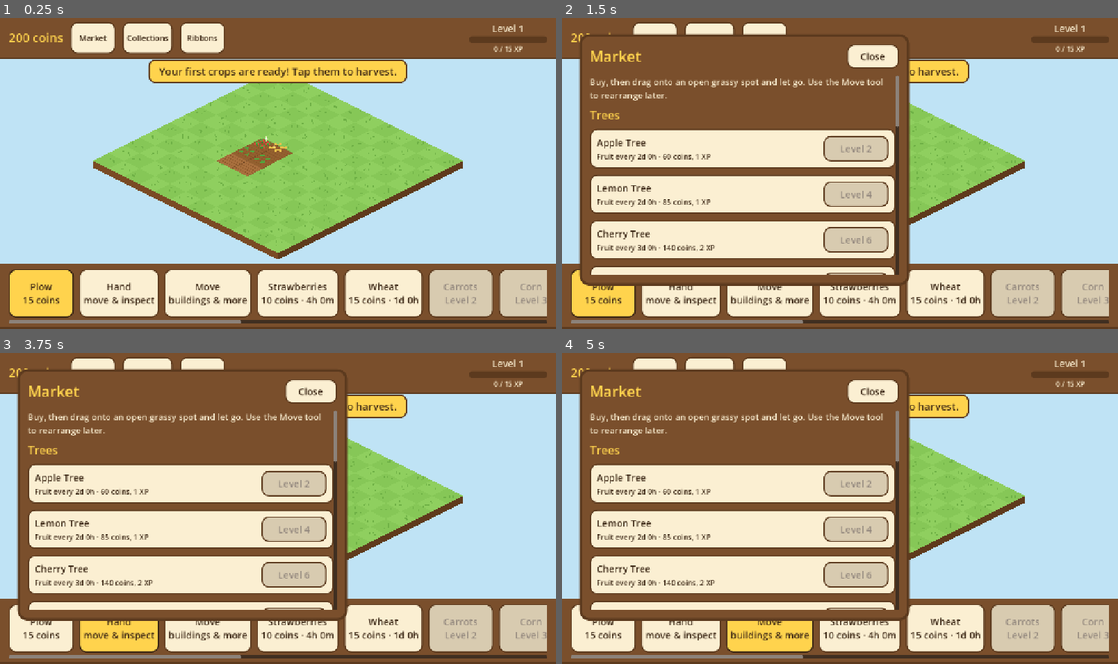
Above: before the commit, frames 1-4 (two rows, left to right).
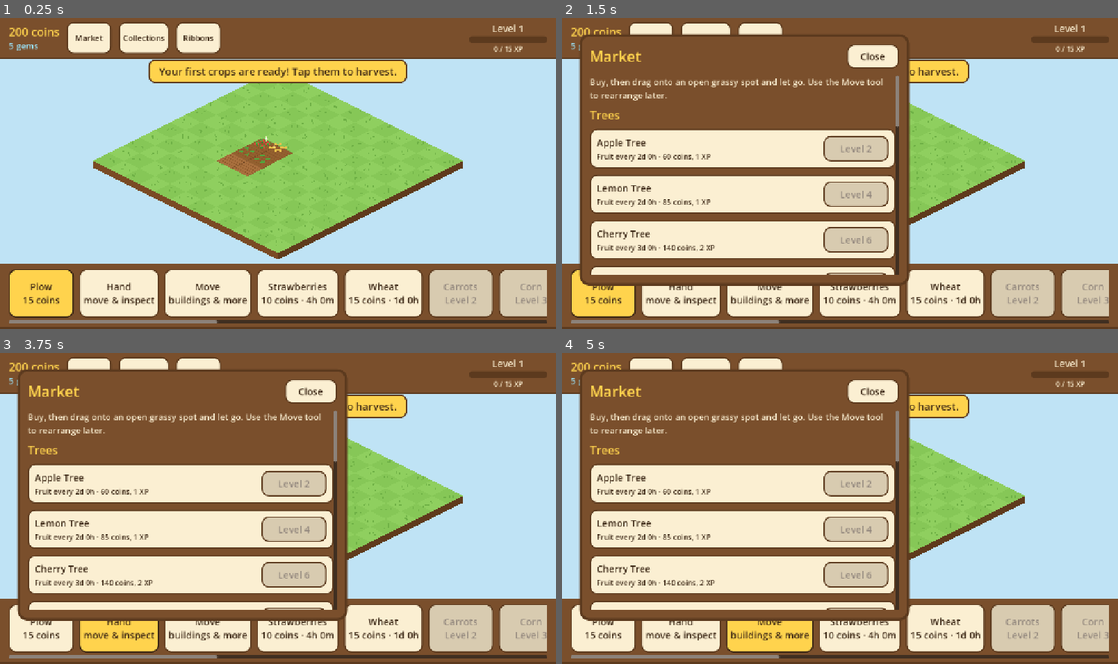
Above: after the commit, the same moments.

Repository: aniket-patra-1998/farm-game
Game: Godot game, scene res://scenes/main.tscn
Two runs of this game, one before a commit and one after it. Both use one fixed random seed, a clock stepped at 60 frames per second and the inputs below.
Inputs:
- Up to frame 1 (0.25 s): no input
- Up to frame 2 (1.5 s): click "Market" at 0.5 s; click "Collections" at 1.25 s
- Up to frame 3 (3.75 s): click "Ribbons" at 2 s; click "Plow 15 coins" at 2.75 s; click "Hand move & inspect" at 3.5 s
- Up to frame 4 (5 s): click "Move buildings & more" at 4.25 s

The runs differ from the first frame. In frame 1, 1.1% of the frame differs, in the area x 1-44%, y 1-99%; in frame 2, 0.4%; in frame 3, 0.4%; in frame 4, 0.4%.

Commit message:
Rewarding level-ups, gems, and test buttons
- Level-up popup with confetti, coin reward (100 x level), +1 gem and unlock list
- Gems as premium currency: balance, save, top-bar display, start with 5
- Debug-only buttons: +10,000 coins (+10 gems) and instant level up
- Coins shown with thousands separators

Co-Authored-By: Claude Opus 5.5 <noreply@anthropic.com>
Claude-Session: https://claude.ai/code/session_014fNSr1566M9NhC2mwnPott

Diff:
--- a/autoload/game.gd
+++ b/autoload/game.gd
@@ -4,6 +4,7 @@
 ## Autoloaded as `Game`. All rules live here; scenes only display and call in.
 
 signal coins_changed(coins: int)
+signal gems_changed(gems: int)
 signal xp_changed(xp: int, level: int)
 signal leveled_up(level: int)
 signal plot_changed(index: int) # -1 means "everything changed"
@@ -41,6 +42,8 @@
 const SAVE_VERSION := 1
 const GRID_SIZE := 12
 const START_COINS := 200
+const START_GEMS := 5
+const GEMS_PER_LEVEL := 1
 const PLOW_COST := 15
 const PLOW_XP := 1
 
@@ -64,6 +67,7 @@
 var crops := {}                    # id -> crop dictionary from data/crops.json
 var crop_order: Array[String] = [] # display order
 var coins := START_COINS
+var gems := START_GEMS           # premium currency
 var xp := 0
 var plots: Array[Dictionary] = []  # GRID_SIZE * GRID_SIZE entries
 var mastery := {}                  # crop id -> lifetime harvest count
@@ -110,6 +114,33 @@
 
 func now() -> int:
 	return int(Time.get_unix_time_from_system()) + debug_time_offset
+
+
+func add_gems(amount: int) -> void:
+	gems += amount
+	gems_changed.emit(gems)
+	queue_save()
+
+
+func spend_gems(amount: int) -> bool:
+	if gems < amount:
+		return false
+	gems -= amount
+	gems_changed.emit(gems)
+	queue_save()
+	return true
+
+
+## Test helpers. They do nothing in release builds.
+func debug_add_coins(amount: int) -> void:
+	if OS.is_debug_build():
+		add_coins(amount, false)
+		add_gems(int(amount / 1000.0))
+
+
+func debug_level_up() -> void:
+	if OS.is_debug_build():
+		add_xp(xp_for_level(level() + 1) - xp)
 
 
 func debug_skip(seconds: int) -> void:
@@ -722,16 +753,28 @@
 	return level() >= int(crops[crop_id]["unlock_level"])
 
 
-func _on_level_reached(lvl: int) -> void:
-	var unlocked: Array[String] = []
+## Coins paid on reaching a level: grows with level so later levels still feel big.
+func level_reward(lvl: int) -> int:
+	return 100 * lvl
+
+
+## Names of crops, trees, animals and buildings that unlock at exactly this level.
+func unlocks_at(lvl: int) -> Array[String]:
+	var names: Array[String] = []
 	for id in crop_order:
 		if int(crops[id]["unlock_level"]) == lvl:
-			unlocked.append(crops[id]["name"])
-	var text := "Level %d!" % lvl
-	if not unlocked.is_empty():
-		text += " Unlocked: " + ", ".join(PackedStringArray(unlocked))
-	leveled_up.emit(lvl)
-	message.emit(text)
+			names.append(crops[id]["name"] + " seeds")
+	for id in item_order:
+		if int(items[id]["unlock_level"]) == lvl:
+			names.append(items[id]["name"])
+	return names
+
+
+func _on_level_reached(lvl: int) -> void:
+	# The reward is a gift, so it doesn't count toward the coins-earned ribbon.
+	add_coins(level_reward(lvl), false)
+	add_gems(GEMS_PER_LEVEL)
+	leveled_up.emit(lvl) # the HUD shows the celebration popup
 
 
 # ---------------------------------------------------------------- data
@@ -778,6 +821,7 @@
 
 func _new_game() -> void:
 	coins = START_COINS
+	gems = START_GEMS
 	xp = 0
 	mastery = {}
 	debug_time_offset = 0
@@ -829,6 +873,7 @@
 		"version": SAVE_VERSION,
 		"saved_at": now(),
 		"coins": coins,
+		"gems": gems,
 		"xp": xp,
 		"mastery": mastery,
 		"plots": plots,
@@ -861,6 +906,7 @@
 	if saved_plots.size() != GRID_SIZE * GRID_SIZE:
 		return false
 	coins = int(data.get("coins", START_COINS))
+	gems = int(data.get("gems", START_GEMS))
 	xp = int(data.get("xp", 0))
 	mastery = data.get("mastery", {})
 	debug_time_offset = int(data.get("debug_time_offset", 0)) if OS.is_debug_build() else 0
@@ -899,6 +945,7 @@
 func reset_game() -> void:
 	_new_game()
 	coins_changed.emit(coins)
+	gems_changed.emit(gems)
 	xp_changed.emit(xp, level())
 	tutorial_changed.emit(tutorial_step)
 	collections_changed.emit()
--- a/scripts/hud.gd
+++ b/scripts/hud.gd
@@ -19,6 +19,7 @@
 const LOCKED := Color("#d8cbb0")
 
 var _coins_label: Label
+var _gems_label: Label
 var _level_label: Label
 var _xp_bar: ProgressBar
 var _xp_label: Label
@@ -30,6 +31,7 @@
 var _tool_group := ButtonGroup.new()
 var _seed_buttons := {} # crop id -> Button
 var _book: BookPanel
+var _level_popup: LevelUpPopup
 var _placing_bar: PanelContainer
 var _placing_label: Label
 var _building_uid := -1
@@ -48,11 +50,15 @@
 	_build_placing_bar(root)
 	_book = BookPanel.new()
 	root.add_child(_book)
+	_level_popup = LevelUpPopup.new()
+	root.add_child(_level_popup)
+	Game.leveled_up.connect(_level_popup.celebrate)
 	Game.collections_changed.connect(_refresh_book)
 	Game.ribbons_changed.connect(_refresh_book)
 	Game.objects_changed.connect(_refresh_book)
 	Game.coins_changed.connect(func(_c: int) -> void: _refresh_book())
 	Game.coins_changed.connect(func(_c: int) -> void: _refresh())
+	Game.gems_changed.connect(func(_g: int) -> void: _refresh())
 	Game.xp_changed.connect(func(_x: int, _l: int) -> void: _refresh())
 	Game.leveled_up.connect(func(_l: int) -> void: _refresh_seed_buttons())
 	Game.tutorial_changed.connect(func(_s: int) -> void: _refresh_tutorial())
@@ -72,10 +78,19 @@
 	row.add_theme_constant_override("separation", 16)
 	bar.add_child(row)
 
+	# Coins on top, gems underneath, so both fit beside the menu buttons.
+	var money := VBoxContainer.new()
+	money.alignment = BoxContainer.ALIGNMENT_CENTER
+	money.add_theme_constant_override("separation", 0)
+	row.add_child(money)
 	_coins_label = Label.new()
 	_coins_label.add_theme_color_override("font_color", SUN)
-	_coins_label.add_theme_font_size_override("font_size", 28)
-	row.add_child(_coins_label)
+	_coins_label.add_theme_font_size_override("font_size", 26)
+	money.add_child(_coins_label)
+	_gems_label = Label.new()
+	_gems_label.add_theme_color_override("font_color", Color("#9be7ff"))
+	_gems_label.add_theme_font_size_override("font_size", 20)
+	money.add_child(_gems_label)
 
 	for entry in [["Market", _show_market], ["Collections", _show_collections], ["Ribbons", _show_ribbons]]:
 		var b := Button.new()
@@ -152,6 +167,20 @@
 	_refresh_seed_buttons()
 
 	if OS.is_debug_build():
+		var rich := Button.new()
+		rich.text = "Debug\n+10,000 coins"
+		rich.custom_minimum_size = BUTTON_SIZE
+		rich.focus_mode = Control.FOCUS_NONE
+		rich.pressed.connect(func() -> void: Game.debug_add_coins(10000))
+		row.add_child(rich)
+
+		var lvl_up := Button.new()
+		lvl_up.text = "Debug\nlevel up"
+		lvl_up.custom_minimum_size = BUTTON_SIZE
+		lvl_up.focus_mode = Control.FOCUS_NONE
+		lvl_up.pressed.connect(Game.debug_level_up)
+		row.add_child(lvl_up)
+
 		var skip := Button.new()
 		skip.text = "Debug\nskip 1 h"
 		skip.custom_minimum_size = BUTTON_SIZE
@@ -305,12 +334,22 @@
 	var lvl := Game.level()
 	var lo := Game.xp_for_level(lvl)
 	var hi := Game.xp_for_level(lvl + 1)
-	_coins_label.text = "%d coins" % Game.coins
+	_coins_label.text = "%s coins" % _thousands(Game.coins)
+	_gems_label.text = "%d gems" % Game.gems
 	_level_label.text = "Level %d" % lvl
 	_xp_bar.min_value = lo
 	_xp_bar.max_value = hi
 	_xp_bar.value = Game.xp
 	_xp_label.text = "%d / %d XP" % [Game.xp, hi]
+
+
+static func _thousands(n: int) -> String:
+	var digits := str(absi(n))
+	var out := ""
+	while digits.length() > 3:
+		out = "," + digits.substr(digits.length() - 3) + out
+		digits = digits.substr(0, digits.length() - 3)
+	return ("-" if n < 0 else "") + digits + out
 
 
 func _refresh_seed_buttons() -> void:
--- /dev/null
+++ b/scripts/level_up_popup.gd
@@ -0,0 +1,177 @@
+class_name LevelUpPopup
+extends Control
+## Full-screen level-up celebration: confetti, the new level in big type,
+## the coin reward and everything that just unlocked. Levels reached together queue up.
+
+const WOOD := Color("#7a4f2c")
+const WOOD_DARK := Color("#5c3a1e")
+const CREAM := Color("#fbefd2")
+const INK := Color("#3a2614")
+const SUN := Color("#ffd34d")
+const CONFETTI := [Color("#ffd34d"), Color("#ff6b6b"), Color("#7ccf5a"), Color("#5bc0eb"), Color("#ff9ad5"), Color("#fbefd2")]
+
+var _queue: Array[int] = []
+var _card: PanelContainer
+var _level_label: Label
+var _reward_label: Label
+var _unlocks: HFlowContainer
+var _unlock_title: Label
+var _confetti_layer: Control
+
+
+func _ready() -> void:
+	set_anchors_preset(Control.PRESET_FULL_RECT)
+	mouse_filter = Control.MOUSE_FILTER_STOP
+	visible = false
+
+	var dim := ColorRect.new()
+	dim.color = Color(0, 0, 0, 0.5)
+	dim.set_anchors_preset(Control.PRESET_FULL_RECT)
+	add_child(dim)
+
+	var center := CenterContainer.new()
+	center.set_anchors_preset(Control.PRESET_FULL_RECT)
+	center.mouse_filter = Control.MOUSE_FILTER_IGNORE
+	add_child(center)
+
+	_card = PanelContainer.new()
+	var sb := StyleBoxFlat.new()
+	sb.bg_color = WOOD
+	sb.border_color = SUN
+	sb.set_border_width_all(6)
+	sb.set_corner_radius_all(28)
+	sb.set_content_margin_all(32)
+	sb.shadow_color = Color(0, 0, 0, 0.35)
+	sb.shadow_size = 12
+	_card.add_theme_stylebox_override("panel", sb)
+	center.add_child(_card)
+
+	var col := VBoxContainer.new()
+	col.alignment = BoxContainer.ALIGNMENT_CENTER
+	col.add_theme_constant_override("separation", 14)
+	_card.add_child(col)
+
+	var eyebrow := _label("Level up!", 28, CREAM)
+	col.add_child(eyebrow)
+
+	_level_label = _label("", 96, SUN)
+	_level_label.add_theme_color_override("font_outline_color", WOOD_DARK)
+	_level_label.add_theme_constant_override("outline_size", 14)
+	col.add_child(_level_label)
+
+	_reward_label = _label("", 30, CREAM)
+	col.add_child(_reward_label)
+
+	_unlock_title = _label("New in the market", 22, SUN)
+	col.add_child(_unlock_title)
+
+	_unlocks = HFlowContainer.new()
+	_unlocks.alignment = FlowContainer.ALIGNMENT_CENTER
+	_unlocks.add_theme_constant_override("h_separation", 8)
+	_unlocks.add_theme_constant_override("v_separation", 8)
+	col.add_child(_unlocks)
+
+	var go := Button.new()
+	go.text = "Keep farming"
+	go.custom_minimum_size = Vector2(260, 64)
+	go.focus_mode = Control.FOCUS_NONE
+	go.size_flags_horizontal = Control.SIZE_SHRINK_CENTER
+	go.add_theme_font_size_override("font_size", 26)
+	go.pressed.connect(_next)
+	col.add_child(go)
+
+	_confetti_layer = Control.new()
+	_confetti_layer.set_anchors_preset(Control.PRESET_FULL_RECT)
+	_confetti_layer.mouse_filter = Control.MOUSE_FILTER_IGNORE
+	add_child(_confetti_layer)
+
+
+func celebrate(lvl: int) -> void:
+	_queue.append(lvl)
+	if not visible:
+		_show(_queue.pop_front())
+
+
+func _show(lvl: int) -> void:
+	visible = true
+	Game.modal_open = true
+	_level_label.text = str(lvl)
+	_reward_label.text = "+%d coins   +%d gem" % [Game.level_reward(lvl), GameState.GEMS_PER_LEVEL]
+	for child in _unlocks.get_children():
+		child.queue_free()
+	var names := Game.unlocks_at(lvl)
+	_unlock_title.visible = not names.is_empty()
+	for n in names:
+		_unlocks.add_child(_chip(n))
+	_card.custom_minimum_size.x = minf(620.0, get_viewport_rect().size.x - 64.0)
+	_pop_in()
+	_burst_confetti()
+
+
+func _next() -> void:
+	if _queue.is_empty():
+		visible = false
+		Game.modal_open = false
+	else:
+		_show(_queue.pop_front())
+
+
+func _pop_in() -> void:
+	_card.pivot_offset = _card.size / 2.0
+	_card.scale = Vector2(0.6, 0.6)
+	_card.modulate.a = 0.0
+	var t := create_tween().set_parallel(true)
+	t.tween_property(_card, "scale", Vector2.ONE, 0.45).set_trans(Tween.TRANS_BACK).set_ease(Tween.EASE_OUT)
+	t.tween_property(_card, "modulate:a", 1.0, 0.2)
+	_level_label.pivot_offset = _level_label.size / 2.0
+	var pulse := create_tween().set_loops(2)
+	pulse.tween_property(_level_label, "scale", Vector2(1.15, 1.15), 0.25)
+	pulse.tween_property(_level_label, "scale", Vector2.ONE, 0.25)
+
+
+func _burst_confetti() -> void:
+	var view := get_viewport_rect().size
+	for k in 90:
+		var piece := ColorRect.new()
+		piece.color = CONFETTI[k % CONFETTI.size()]
+		piece.size = Vector2(randf_range(8, 16), randf_range(12, 22))
+		piece.pivot_offset = piece.size / 2.0
+		piece.position = Vector2(randf_range(0, view.x), randf_range(-view.y * 0.4, -20))
+		piece.rotation = randf_range(0, TAU)
+		piece.mouse_filter = Control.MOUSE_FILTER_IGNORE
+		_confetti_layer.add_child(piece)
+		var fall := randf_range(1.8, 3.2)
+		var t := piece.create_tween().set_parallel(true)
+		t.tween_property(piece, "position:y", view.y + 40, fall).set_delay(randf_range(0, 0.6)).set_ease(Tween.EASE_IN)
+		t.tween_property(piece, "position:x", piece.position.x + randf_range(-120, 120), fall)
+		t.tween_property(piece, "rotation", piece.rotation + randf_range(-8, 8), fall)
+		t.chain().tween_callback(piece.queue_free)
+
+
+func _label(words: String, size: int, color: Color) -> Label:
+	var l := Label.new()
+	l.text = words
+	l.horizontal_alignment = HORIZONTAL_ALIGNMENT_CENTER
+	l.add_theme_font_size_override("font_size", size)
+	l.add_theme_color_override("font_color", color)
+	return l
+
+
+func _chip(words: String) -> PanelContainer:
+	var p := PanelContainer.new()
+	var sb := StyleBoxFlat.new()
+	sb.bg_color = CREAM
+	sb.border_color = WOOD_DARK
+	sb.set_border_width_all(2)
+	sb.set_corner_radius_all(12)
+	sb.content_margin_left = 12
+	sb.content_margin_right = 12
+	sb.content_margin_top = 6
+	sb.content_margin_bottom = 6
+	p.add_theme_stylebox_override("panel", sb)
+	var l := Label.new()
+	l.text = words
+	l.add_theme_font_size_override("font_size", 20)
+	l.add_theme_color_override("font_color", INK)
+	p.add_child(l)
+	return p
